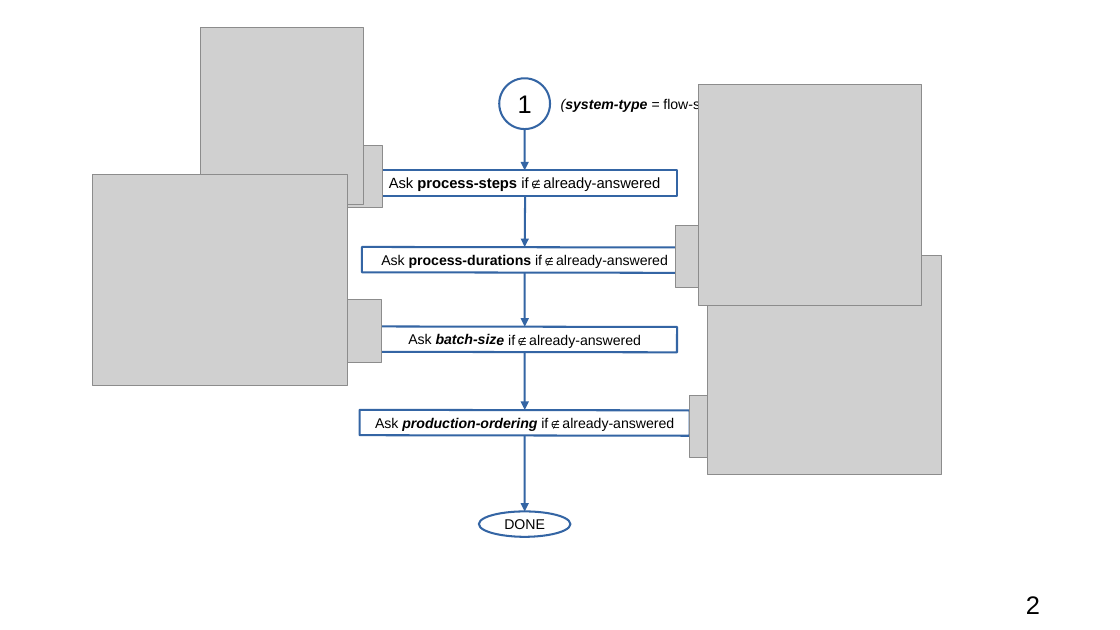
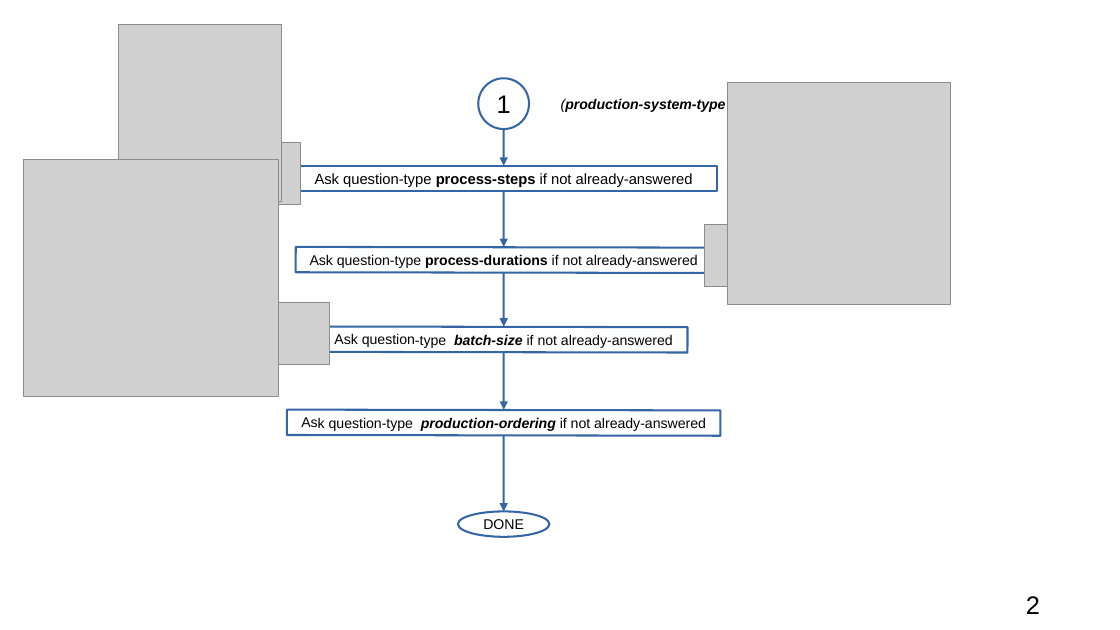
Before and after one commit to pdenno/schedulingTBD, a slide deck: slide 2 of data/instructions/interviewers/process-interview-flowchart.odp. Drawn at 1120x630 pixels with LibreOffice and Linux fonts; fonts in the diff are those of the drawing; grey boxes stand for pictures. Boxes give left, top, right and bottom in pixels: in the first picture for what was removed or moved away, otherwise in the second. Text is boxed around its words. In the diff, an @@ line names an element or a change of style, - is before the commit and + after.

```diff
--- a/data/instructions/interviewers/process-interview-flowchart.odp
+++ b/data/instructions/interviewers/process-interview-flowchart.odp
@@ picture: place and size @@
-picture at (200, 27, 364, 205)
+picture at (119, 24, 283, 202)
@@ picture: place and size @@
-picture at (699, 84, 922, 306)
+picture at (728, 83, 950, 305)
@@ text at (561, 98, 726, 112): text changed; bold on @@
-(system-type = flow-shop)
+(production-system-type = flow-shop)
@@ picture: place and size @@
-picture at (320, 146, 383, 208)
+picture at (238, 143, 301, 205)
@@ arrow moved from (524, 129) - (524, 171) to (504, 129) - (504, 166) @@
@@ picture: place and size @@
-picture at (92, 175, 348, 385)
+picture at (23, 160, 278, 396)
@@ rectangle "Ask question-type process-steps if not ...": place and size @@
-rectangle "Ask question-type process-steps if not ..." at (372, 171, 677, 196)
+rectangle "Ask question-type process-steps if not ..." at (291, 166, 718, 191)
@@ text in rectangle at (315, 173, 693, 187): text changed @@
-Ask process-steps if∉already-answered
+Ask question-type process-steps if not already-answered
@@ arrow moved from (525, 196) - (524, 247) to (504, 191) - (504, 247) @@
@@ picture: place and size @@
-picture at (676, 226, 739, 288)
+picture at (704, 225, 767, 287)
@@ rectangle "Ask question-type process-durations if not ...": place and size @@
-rectangle "Ask question-type process-durations if not ..." at (362, 247, 687, 273)
+rectangle "Ask question-type process-durations if not ..." at (296, 247, 711, 273)
@@ text in rectangle at (310, 254, 698, 268): text changed @@
-Ask process-durations if∉already-answered
+Ask question-type process-durations if not already-answered
@@ picture removed at (707, 256, 942, 475) @@
@@ picture: place and size @@
-picture at (319, 300, 382, 362)
+picture at (266, 302, 329, 364)
@@ rectangle "Ask question-type batch-size if not ...": place and size @@
-rectangle "Ask question-type batch-size if not ..." at (372, 327, 677, 353)
+rectangle "Ask question-type batch-size if not ..." at (320, 327, 688, 353)
@@ text in rectangle at (334, 333, 673, 348): text changed @@
-Ask batch-size if∉already-answered
+Ask question-type batch-size if not already-answered
@@ 3 arrows, 2 ellipses: place and size @@
-3 arrows, 2 ellipses at (479, 78, 570, 537)
+3 arrows, 2 ellipses at (458, 78, 550, 537)
@@ rectangle "Ask question-type production-ordering if not ...": place and size @@
-rectangle "Ask question-type production-ordering if not ..." at (360, 410, 690, 436)
+rectangle "Ask question-type production-ordering if not ..." at (287, 410, 721, 436)
@@ text in rectangle at (301, 417, 706, 431): text changed @@
-Ask production-ordering if∉already-answered
+Ask question-type production-ordering if not already-answered
@@ picture removed at (690, 395, 753, 457) @@
```
Also in this commit, not shown: 3 other slides changed, 36 other files.
